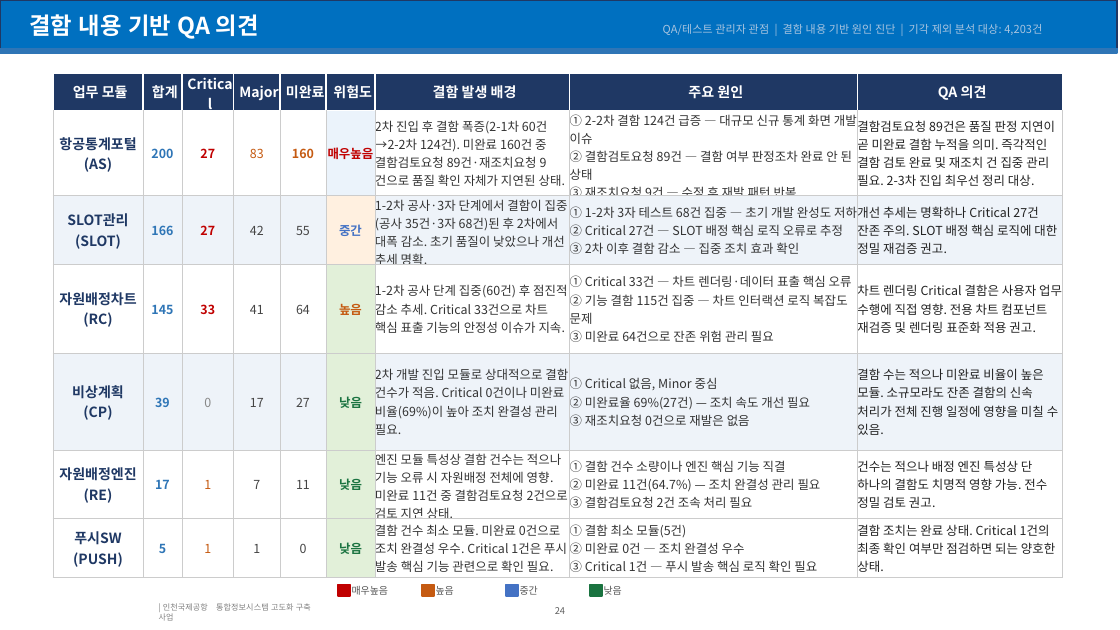
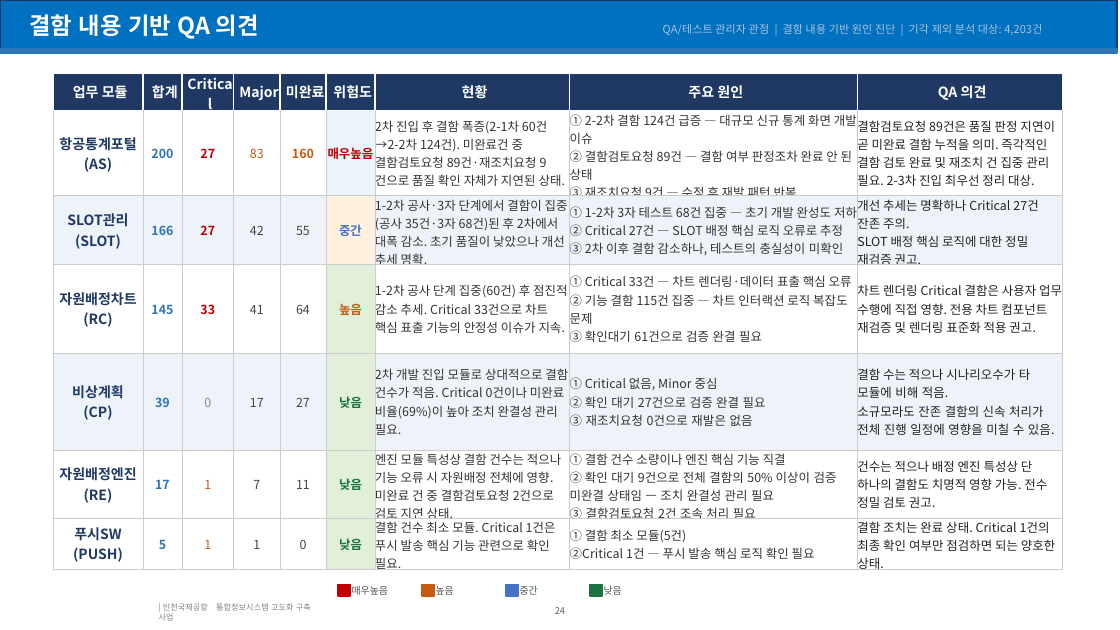
Before and after one commit to kechristal/iiac, a slide deck: slide 24 of 결함분석_종합보고서_최종.pptx. Drawn at 1120x630 pixels with LibreOffice and Linux fonts; fonts in the diff are those of the drawing; background and template pictures are left out. Boxes give left, top, right and bottom in pixels: in the first picture for what was removed or moved away, otherwise in the second. Text is boxed around its words. In the diff, an @@ line names an element or a change of style, - is before the commit and + after.

```diff
--- a/결함분석_종합보고서_최종.pptx
+++ b/결함분석_종합보고서_최종.pptx
@@ table at bbox=[53, 73, 1063, 615] @@
-row 1, column 7: 결함 발생 배경
+row 1, column 7: 현황
-row 2, column 7: 2차 진입 후 결함 폭증(2-1차 60건→2-2차 124건). 미완료 160건 중 결함검토요청 89건·재조치요청 9건으로 품질 확인 자체가 지연된 상태.
+row 2, column 7: 2차 진입 후 결함 폭증(2-1차 60건→2-2차 124건). 미완료건 중 결함검토요청 89건·재조치요청 9건으로 품질 확인 자체가 지연된 상태.
-row 3, column 8: ① 1-2차 3자 테스트 68건 집중 — 초기 개발 완성도 저하 / ② Critical 27건 — SLOT 배정 핵심 로직 오류로 추정 / ③ 2차 이후 결함 감소 — 집중 조치 효과 확인
+row 3, column 8: ① 1-2차 3자 테스트 68건 집중 — 초기 개발 완성도 저하 / ② Critical 27건 — SLOT 배정 핵심 로직 오류로 추정 / ③ 2차 이후 결함 감소하나, 테스트의 충실성이 미확인
-row 3, column 9: 개선 추세는 명확하나 Critical 27건 잔존 주의. SLOT 배정 핵심 로직에 대한 정밀 재검증 권고.
+row 3, column 9: 개선 추세는 명확하나 Critical 27건 잔존 주의. / SLOT 배정 핵심 로직에 대한 정밀 재검증 권고.
-row 4, column 8: ① Critical 33건 — 차트 렌더링·데이터 표출 핵심 오류 / ② 기능 결함 115건 집중 — 차트 인터랙션 로직 복잡도 문제 / ③ 미완료 64건으로 잔존 위험 관리 필요
+row 4, column 8: ① Critical 33건 — 차트 렌더링·데이터 표출 핵심 오류 / ② 기능 결함 115건 집중 — 차트 인터랙션 로직 복잡도 문제 / ③ 확인대기 61건으로 검증 완결 필요
-row 5, column 8: ① Critical 없음, Minor 중심 / ② 미완료율 69%(27건) — 조치 속도 개선 필요 / ③ 재조치요청 0건으로 재발은 없음
+row 5, column 8: ① Critical 없음, Minor 중심 / ② 확인 대기 27건으로 검증 완결 필요 / ③ 재조치요청 0건으로 재발은 없음
-row 5, column 9: 결함 수는 적으나 미완료 비율이 높은 모듈. 소규모라도 잔존 결함의 신속 처리가 전체 진행 일정에 영향을 미칠 수 있음.
+row 5, column 9: 결함 수는 적으나 시나리오수가 타 모듈에 비해 적음. / 소규모라도 잔존 결함의 신속 처리가 전체 진행 일정에 영향을 미칠 수 있음.
-row 6: 자원배정엔진(RE) | 17 | 1 | 7 | 11 | 낮음 | 엔진 모듈 특성상 결함 건수는 적으나 기능 오류 시 자원배정 전체에 영향. 미완료 11건 중 결함검토요청 2건으로 검토 지연 상태. | ① 결함 건수 소량이나 엔진 핵심 기능 직결 / ② 미완료 11건(64.7%) — 조치 완결성 관리 필요 / ③ 결함검토요청 2건 조속 처리 필요 | 건수는 적으나 배정 엔진 특성상 단 하나의 결함도 치명적 영향 가능. 전수 정밀 검토 권고.
+row 6: 자원배정엔진 / (RE) | 17 | 1 | 7 | 11 | 낮음 | 엔진 모듈 특성상 결함 건수는 적으나 기능 오류 시 자원배정 전체에 영향. 미완료 건 중 결함검토요청 2건으로 검토 지연 상태. | ① 결함 건수 소량이나 엔진 핵심 기능 직결 / ② 확인 대기 9건으로 전체 결함의 50% 이상이 검증 미완결 상태임 — 조치 완결성 관리 필요 / ③ 결함검토요청 2건 조속 처리 필요 | 건수는 적으나 배정 엔진 특성상 단 하나의 결함도 치명적 영향 가능. 전수 정밀 검토 권고.
-row 7, column 7: 결함 건수 최소 모듈. 미완료 0건으로 조치 완결성 우수. Critical 1건은 푸시 발송 핵심 기능 관련으로 확인 필요.
+row 7, column 7: 결함 건수 최소 모듈. Critical 1건은 푸시 발송 핵심 기능 관련으로 확인 필요.
-row 7, column 8: ① 결함 최소 모듈(5건) / ② 미완료 0건 — 조치 완결성 우수 / ③ Critical 1건 — 푸시 발송 핵심 로직 확인 필요
+row 7, column 8: ① 결함 최소 모듈(5건) / ②Critical 1건 — 푸시 발송 핵심 로직 확인 필요
```
Also in this commit, not shown: 15 other slides changed, 1 other file.
